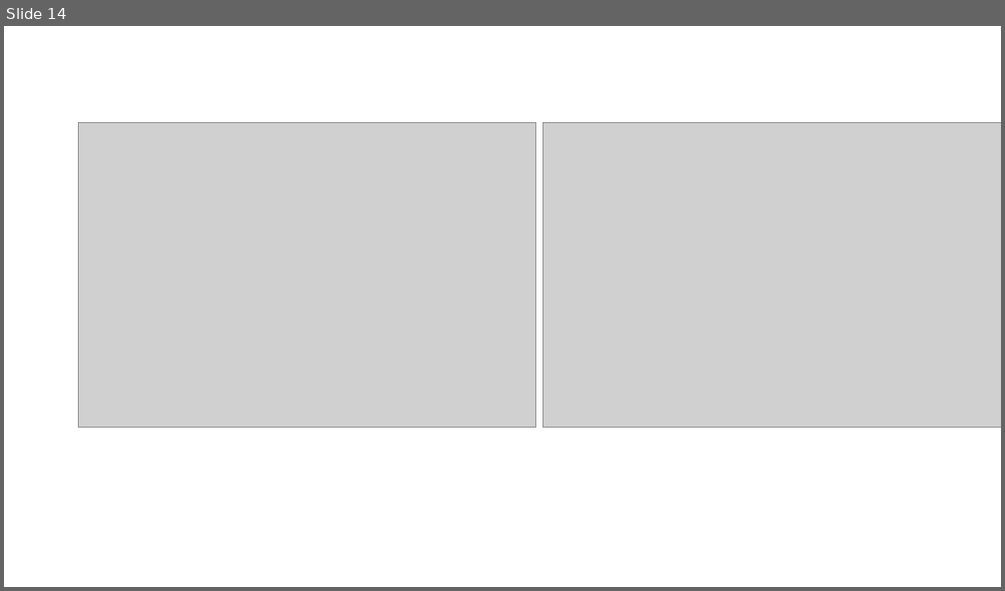
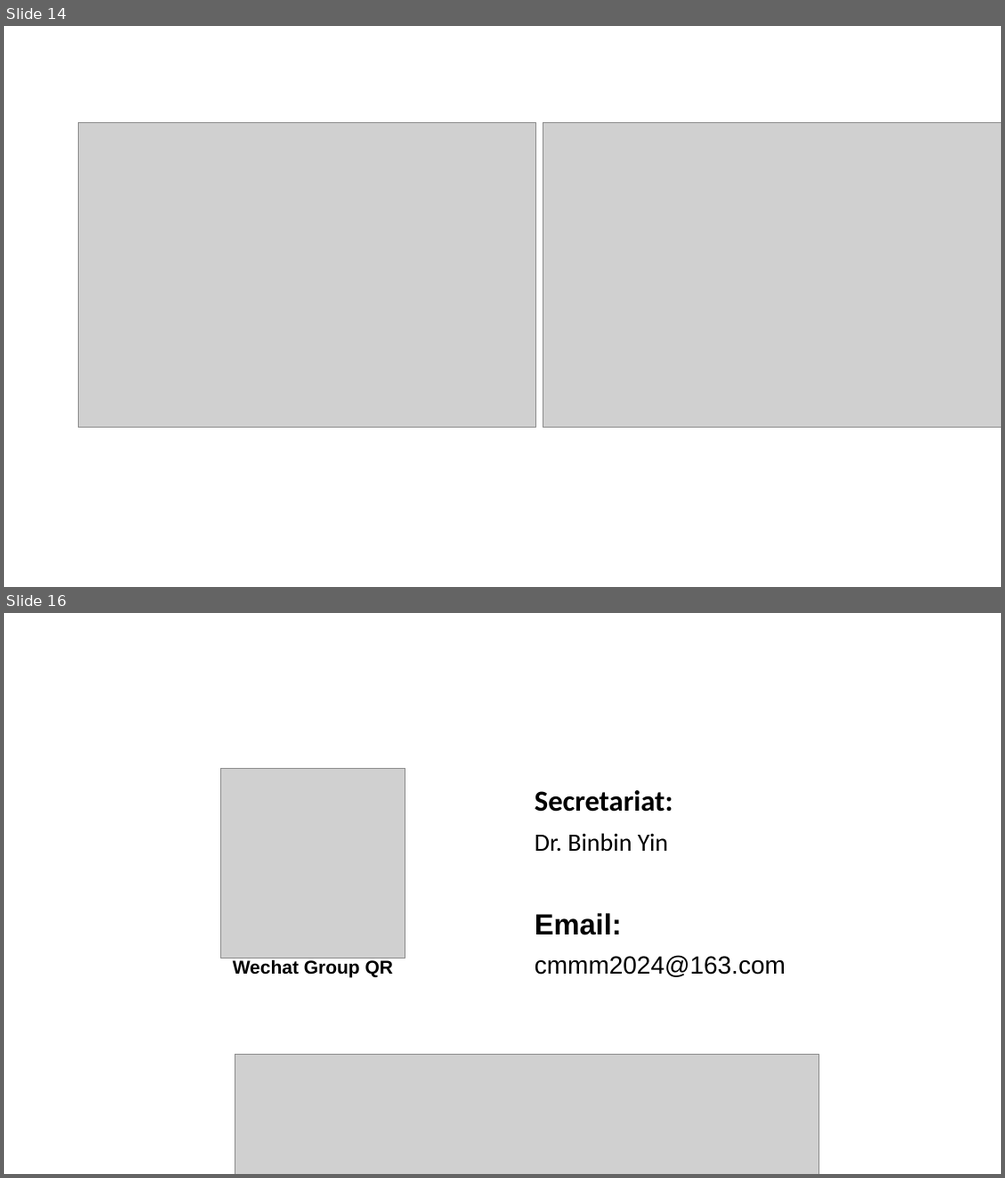
Before and after one commit to zhangxy911/zhangxy911.github.io, a slide deck: assets/figures.pptx. Shown one above the other, each under a label of ours: slide 14 before the commit, slides 14 and 16 after it; the slides between them are not shown. The pictures are 1005x591 and 1005x1178 pixels, drawn with LibreOffice and Linux fonts; fonts in the diff are those of the drawing; grey boxes stand for pictures. Boxes give left, top, right and bottom in pixels: in the first picture for what was removed or moved away, otherwise in the second. Text is boxed around its words. In the diff, an @@ line names an element or a change of style, - is before the commit and + after.

```diff
--- a/assets/figures.pptx
+++ b/assets/figures.pptx
@@ slide 16 added at [4, 613, 1001, 1174], background #FFFFFF @@
@@ picture added at [221, 768, 405, 957] @@
@@ text added at [534, 790, 785, 977], 24 pt, text #000000 @@
+Secretariat:
+Dr. Binbin Yin
+Email:
+cmmm2024@163.com
@@ text added at [233, 959, 393, 977], 18 pt, text #000000, bold @@
+Wechat Group QR
@@ picture added at [235, 1054, 819, 1174] @@
```
Also in this commit, not shown: 1 slide changed, 2 other files.
